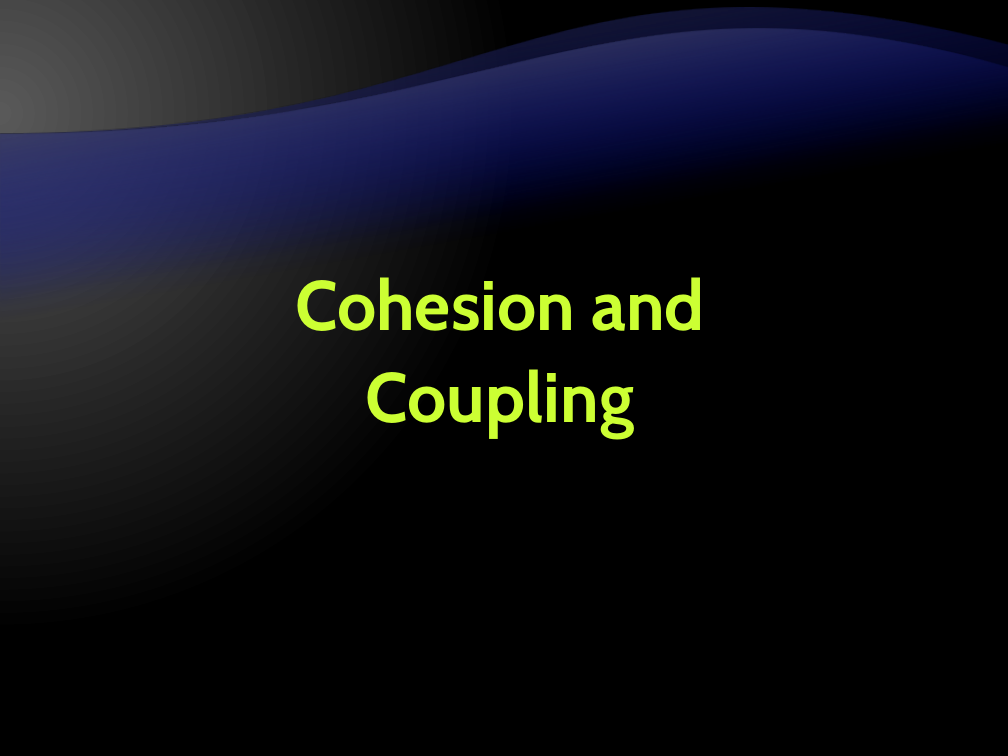
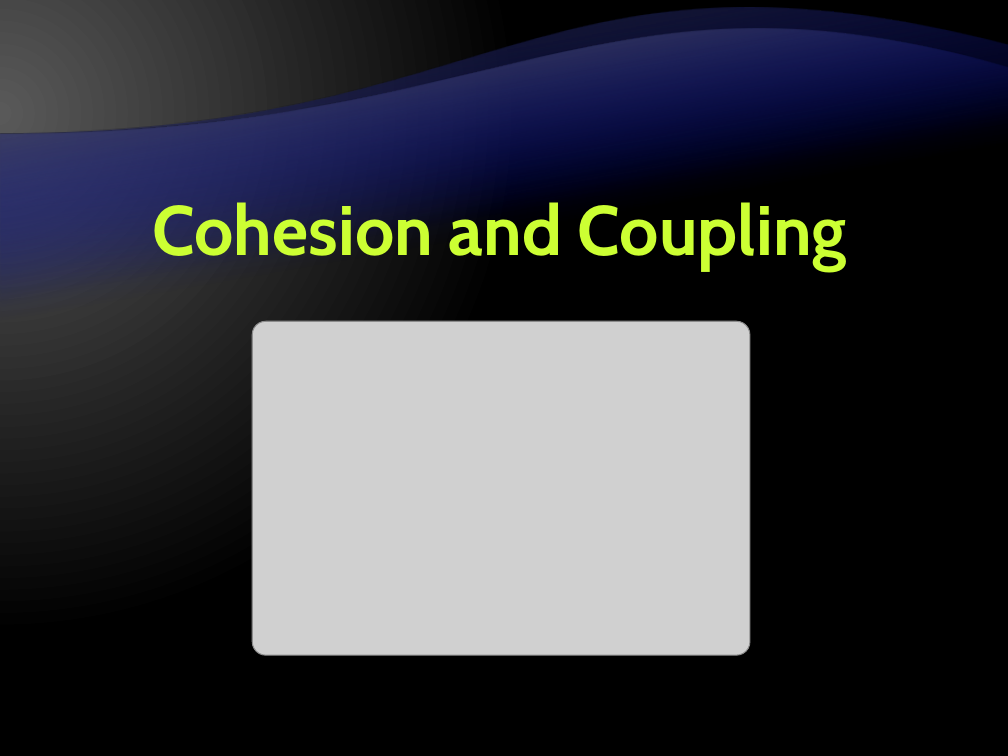
Before and after one commit to Graveheart/aspnetcourse, a slide deck: slide 67 of lectures/4. Object-Oriented Programming with CSharp.pptx. Drawn at 1008x756 pixels with LibreOffice and Linux fonts; fonts in the diff are those of the drawing; grey boxes stand for pictures; background and template pictures are left out. Boxes give left, top, right and bottom in pixels: in the first picture for what was removed or moved away, otherwise in the second. Text is boxed around its words. In the diff, an @@ line names an element or a change of style, - is before the commit and + after.

```diff
--- a/lectures/4. Object-Oriented Programming with CSharp.pptx
+++ b/lectures/4. Object-Oriented Programming with CSharp.pptx
@@ title "Cohesion and Coupling" rewrapped from [295,277,704,438] to [153,196,847,271] @@
@@ picture added at [252,322,750,655] @@
```
Also in this commit, not shown: 28 other slides changed, 1 slide added.
